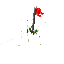
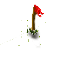
Layer changes from the first 64px x 64px image to the second:
painted on "Background" over [26, 4, 44, 48]
